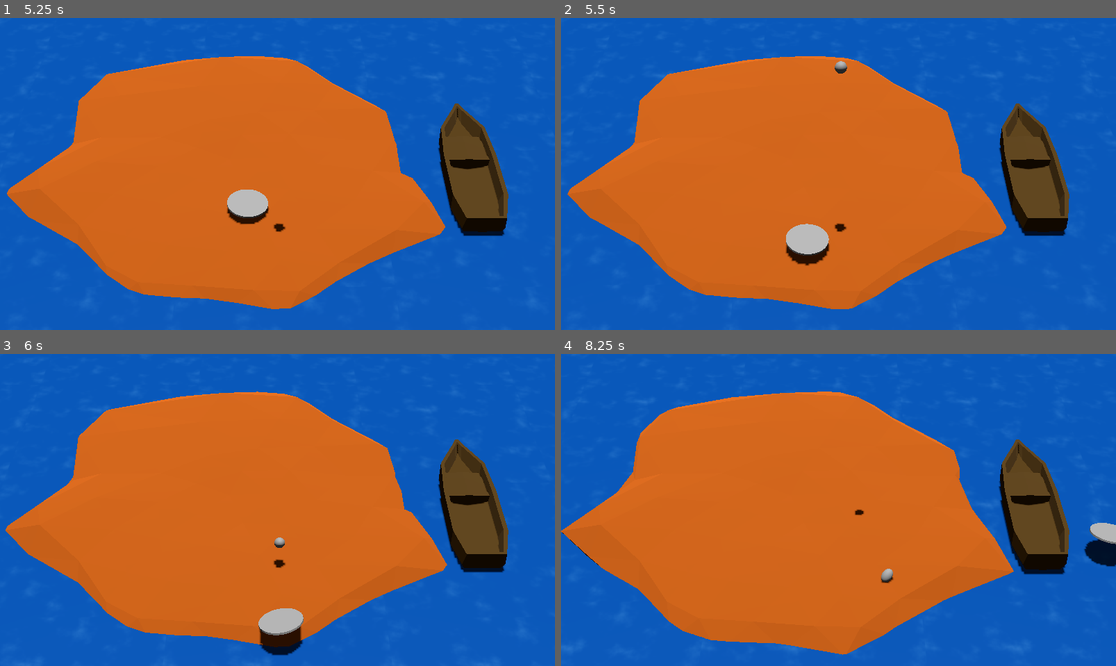
Above: before the commit, frames 1-4 (two rows, left to right).
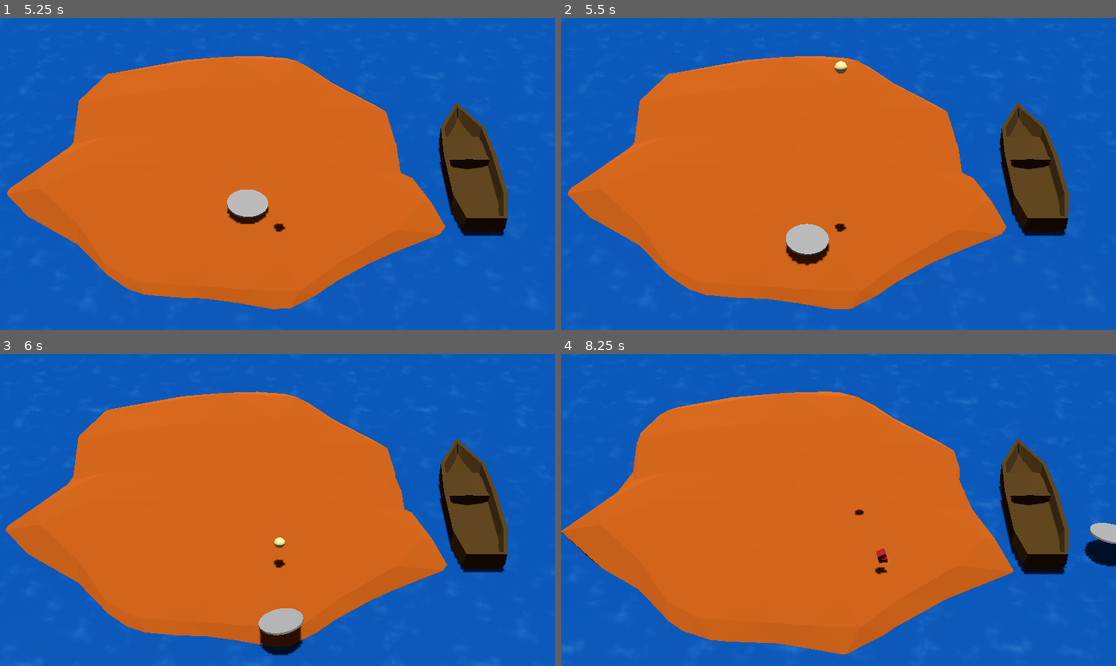
Above: after the commit, the same moments.

Repository: nikolajbaer/ldj56
Game: Godot game, scene res://root.tscn
The game is run twice, just before and just after one commit, with the same random seed, the same clock (stepped at 60 frames per second) and the same inputs.
Inputs (mouse positions are in pixels of both pictures, inside the frame that each line leads up to):
- Up to frame 1 (5.25 s): move the mouse to (399, 158) at 0.52 s; hold Right (right) 0.53-1.28 s; move the mouse to (166, 189) at 1.27 s; hold Down (down) 1.28-2.03 s; move the mouse to (333, 105) at 2.02 s; hold Right (right) 2.03-2.78 s; move the mouse to (249, 236) at 2.77 s; hold Up (up) 2.78-3.53 s; move the mouse to (444, 220) at 3.52 s; hold Left (left) 3.53-5.03 s; move the mouse to (111, 127) at 4.27 s; move the mouse to (305, 174) at 5.02 s; hold Down (down) from 5.03 s (still down)
- Up to frame 2 (5.5 s): keep holding Down (down)
- Up to frame 3 (6 s): move the mouse to (194, 432) at 5.77 s; release Down (down) at 5.78 s; hold Right (right) from 5.78 s (still down)
- Up to frame 4 (8.25 s): move the mouse to (960, 494) at 6.52 s; release Right (right) at 6.53 s; hold Up (up) 6.53-7.28 s; move the mouse to (727, 525) at 7.27 s; hold Right (right) 7.28-8.03 s; move the mouse to (894, 441) at 8.02 s; hold Down (down) from 8.03 s (still down)

Frame 1 is identical in both runs. In frame 2, less than 0.1% of the frame differs, in the area x 49-52%, y 13-18%; in frame 3, less than 0.1%; in frame 4, 0.2%, in the area x 56-60%, y 62-74%.

Commit message:
fix boat egg layout, reduce crack timer

Diff:
--- a/boat.gd
+++ b/boat.gd
@@ -9,7 +9,7 @@
 	if body is Egg and not body.freeze:
 		body.stow()
 		body.reparent(self)
-		body.position = $EggStart.position + Vector3(egg_count%2 * EGG_WIDTH,0,floor(egg_count/6)*EGG_WIDTH)
+		body.position = $EggStart.position + Vector3(egg_count%2 * EGG_WIDTH,0,floor(egg_count/2)*EGG_WIDTH)
 		egg_count += 1
 		if egg_count == 12:
 			full.emit()
--- a/boat.tscn
+++ b/boat.tscn
@@ -10,7 +10,7 @@
 points = PackedVector3Array(2.06057, -0.233325, 1.09086, -1.74168, 0.286692, -1.2824, -1.7487, 1.22448, -1.29074, -5.08 …(832 unchanged characters)…
 
 [sub_resource type="BoxShape3D" id="BoxShape3D_nv88b"]
-size = Vector3(1.9325, 1, 6.16656)
+size = Vector3(1.9325, 1.58582, 7.14992)
 
 [node name="Boat" type="AnimatableBody3D"]
 script = ExtResource("1_7ldt4")
@@ -27,7 +27,7 @@
 [node name="catch_area" type="Area3D" parent="."]
 
 [node name="CollisionShape3D" type="CollisionShape3D" parent="catch_area"]
-transform = Transform3D(1, 0, 0, 0, 1, 0, 0, 0, 1, 0.0389881, 0.939647, 0.00179827)
+transform = Transform3D(1, 0, 0, 0, 1, 0, 0, 0, 1, 0.0389881, 1.23255, 0.0459949)
 shape = SubResource("BoxShape3D_nv88b")
 
 [node name="EggStart" type="Marker3D" parent="."]
--- a/egg.tscn
+++ b/egg.tscn
@@ -1,8 +1,12 @@
-[gd_scene load_steps=4 format=3 uid="uid://d33ql3w3sbg3g"]
+[gd_scene load_steps=5 format=3 uid="uid://d33ql3w3sbg3g"]
 
 [ext_resource type="Script" path="res://egg.gd" id="1_gmwx7"]
 
+[sub_resource type="StandardMaterial3D" id="StandardMaterial3D_41164"]
+albedo_color = Color(0.993089, 0.882245, 0.581316, 1)
+
 [sub_resource type="SphereMesh" id="SphereMesh_i2nj4"]
+material = SubResource("StandardMaterial3D_41164")
 radius = 0.25
 height = 0.7
 
@@ -24,7 +28,7 @@
 shape = SubResource("CapsuleShape3D_i7fo5")
 
 [node name="Timer" type="Timer" parent="."]
-wait_time = 3.0
+wait_time = 1.5
 one_shot = true
 
 [connection signal="body_entered" from="." to="." method="_on_body_entered"]
